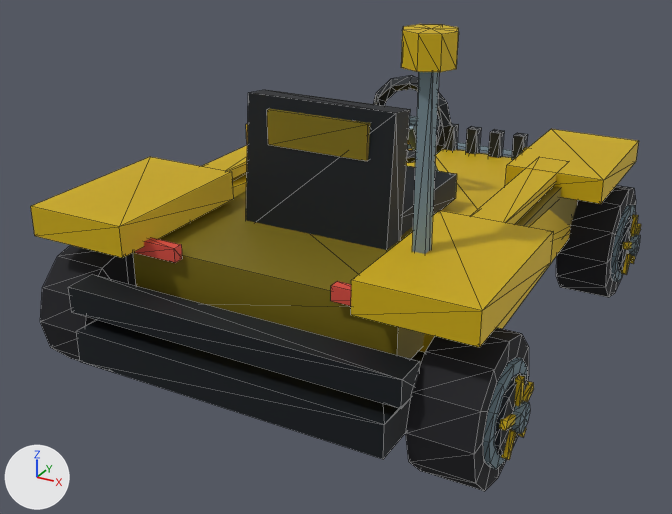
Renders of the glTF model DLC/PeeWee/assets/kart/pee-wee/cowboy-curtis/kart.glb from each side of a commit.
Before and after are seen from a camera (50 mm lens) standing at (1.96, -3.94, 2.3) and looking at (-0.1, -0.2, 0.43). The axes (+X, +Y, +Z) are drawn at lower left. The lights are the same throughout. The picture after the commit comes second. Mesh edges are drawn as thin lines. Where no turn or scale is listed for an object, it has been applied to the vertices. Vertices at exactly the same position are counted once.

The first picture shows 'chassis', 'wheel-front-right', 'wheel-rear-left', 'wheel-rear-right'.
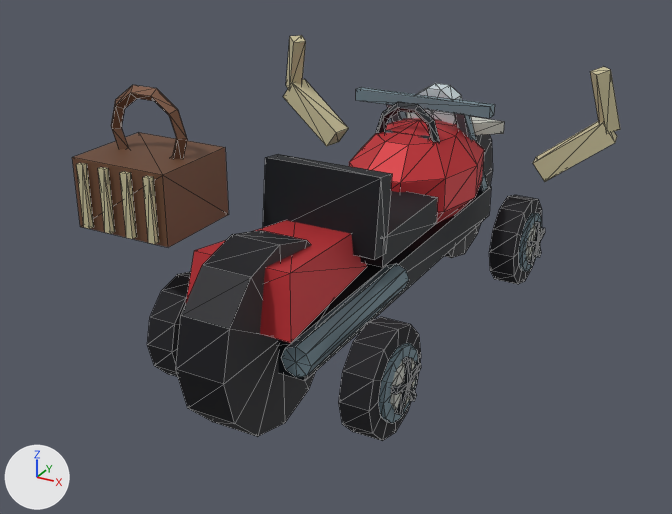
What differs and where, as boxes (x1, y1, x2, y2) in the pictures (672 x 514 px; the box of a moved part takes in the faces that stretch with it):
'chassis', deleted: before (31, 24, 639, 459)
'identity-motorbike-motorbike-tank-and-fork', added: after (176, 83, 494, 437)
'wheel-rear-right', reshaped, moved (36% narrower, 24% shorter): before (406, 328, 534, 491); after (339, 317, 421, 441)
'identity-motorbike-motif-basket', added (brown): after (72, 85, 229, 247)
'identity-motorbike-driver-cockpit', added: after (263, 102, 440, 267)
'wheel-front-right', reshaped, moved (34% narrower, 20% shorter): before (556, 186, 641, 297); after (489, 195, 545, 284)
'wheel-rear-left', reshaped, moved: before (40, 245, 136, 361); after (147, 272, 191, 377)
'identity-motorbike-motif-horns', added: after (283, 35, 620, 182)
'identity-motorbike-motif-star', added: after (407, 112, 504, 135)
part 2 of me_wheel_front_right, added: after (526, 224, 541, 261)
part 3 of me_wheel_front_right, added: after (535, 221, 541, 244)
part 4 of me_wheel_front_right, rebuilt (33% narrower, 20% shorter): before (556, 186, 636, 297); after (489, 195, 542, 284)
part 5 of me_wheel_front_right, deleted: before (618, 215, 641, 275)
part 6 of me_wheel_front_right, moved or reshaped: before (611, 205, 636, 282); after (527, 228, 545, 265)
part 7 of me_wheel_rear_right, added: after (390, 359, 416, 410)
part 8 of me_wheel_rear_right, added: after (403, 357, 412, 386)
part 9 of me_wheel_rear_right, rebuilt (33% narrower, 24% shorter): before (406, 328, 529, 491); after (339, 317, 421, 441)
part 10 of me_wheel_rear_right, deleted: before (495, 373, 534, 460)
part 11 of me_wheel_rear_right, moved or reshaped: before (483, 357, 527, 469); after (391, 361, 421, 415)

The change, as a diff of the scene's bpy script:
```diff
--- a/DLC/PeeWee/assets/kart/pee-wee/cowboy-curtis/kart.glb.py
+++ b/DLC/PeeWee/assets/kart/pee-wee/cowboy-curtis/kart.glb.py
@@ me_wheel_rear_left @@
-me_wheel_rear_left.from_pydata(...)  # 132 vertices, 228 faces; spans x -0.22..0.135, y -0.31..0.31, z -0.31..0.31
+me_wheel_rear_left.from_pydata(...)  # 113 vertices, 196 faces; spans x -0.128..0.07, y -0.25..0.25, z -0.25..0.25
+# me_wheel_rear_left part 1: the loose piece of 26 vertices spanning x -0.135..0.135, y -0.31..0.31, z -0.31..0.31 is rebuilt with 51 vertices and now spans x -0.094..0.07, y -0.25..0.25, z -0.25..0.25
+# other edits to the shape of me_wheel_rear_left do not show in these pictures
 me_wheel_rear_left.materials.append(mat_wheel_vertex_colours)
@@ me_wheel_front_right @@
-me_wheel_front_right.from_pydata(...)  # 132 vertices, 228 faces; spans x -0.135..0.22, y -0.31..0.31, z -0.31..0.31
+me_wheel_front_right.from_pydata(...)  # 113 vertices, 196 faces; spans x -0.07..0.128, y -0.25..0.25, z -0.25..0.25
+# me_wheel_front_right part 2: a new loose piece, a 10-sided cylinder along x spanning x 0.086..0.11, y -0.107..0.107, z -0.112..0.113, in mat_wheel_vertex_colours
+# me_wheel_front_right part 3: a new loose piece, a box spanning x 0.102..0.128, y -0.015..0.015, z 0.0..0.125, in mat_wheel_vertex_colours
+# me_wheel_front_right part 4: the loose piece of 26 vertices spanning x -0.135..0.135, y -0.31..0.31, z -0.31..0.31 is rebuilt with 51 vertices and now spans x -0.07..0.094, y -0.25..0.25, z -0.25..0.25
+# me_wheel_front_right part 5: 7 loose pieces with 80 vertices, spanning x 0.155..0.22, y -0.165..0.165, z -0.161..0.167, are deleted
+# me_wheel_front_right part 6: 26 vertices removed from x 0.134..0.159, y -0.217..0.217, z -0.217..0.217; 32 vertices added at x 0.102..0.128, y -0.124..0.124, z -0.11..0.053
 me_wheel_front_right.materials.append(mat_wheel_vertex_colours)
@@ me_wheel_rear_right @@
-me_wheel_rear_right.from_pydata(...)  # 132 vertices, 228 faces; spans x -0.135..0.22, y -0.31..0.31, z -0.31..0.31
+me_wheel_rear_right.from_pydata(...)  # 113 vertices, 196 faces; spans x -0.07..0.128, y -0.25..0.25, z -0.25..0.25
+# me_wheel_rear_right part 7: a new loose piece, a 10-sided cylinder along x spanning x 0.086..0.11, y -0.107..0.107, z -0.112..0.113, in mat_wheel_vertex_colours
+# me_wheel_rear_right part 8: a new loose piece, a box spanning x 0.102..0.128, y -0.015..0.015, z 0.0..0.125, in mat_wheel_vertex_colours
+# me_wheel_rear_right part 9: the loose piece of 26 vertices spanning x -0.135..0.135, y -0.31..0.31, z -0.31..0.31 is rebuilt with 51 vertices and now spans x -0.07..0.094, y -0.25..0.25, z -0.25..0.25
+# me_wheel_rear_right part 10: 7 loose pieces with 80 vertices, spanning x 0.155..0.22, y -0.165..0.165, z -0.161..0.167, are deleted
+# me_wheel_rear_right part 11: 26 vertices removed from x 0.134..0.159, y -0.217..0.217, z -0.217..0.217; 32 vertices added at x 0.102..0.128, y -0.124..0.124, z -0.11..0.053
 me_wheel_rear_right.materials.append(mat_wheel_vertex_colours)
@@ ob_chassis @@
-ob_chassis = bpy.data.objects.new('chassis', me_chassis)
@@ ob_wheel_rear_left @@
 ob_wheel_rear_left = bpy.data.objects.new('wheel-rear-left', me_wheel_rear_left)
-ob_wheel_rear_left.location = (-0.92, -0.96, 0.31)
+ob_wheel_rear_left.location = (-0.49, -0.87, 0.25)
@@ ob_wheel_front_right @@
 ob_wheel_front_right = bpy.data.objects.new('wheel-front-right', me_wheel_front_right)
-ob_wheel_front_right.location = (0.92, 0.96, 0.31)
+ob_wheel_front_right.location = (0.49, 0.87, 0.25)
@@ ob_wheel_rear_right @@
 ob_wheel_rear_right = bpy.data.objects.new('wheel-rear-right', me_wheel_rear_right)
-ob_wheel_rear_right.location = (0.92, -0.96, 0.31)
+ob_wheel_rear_right.location = (0.49, -0.87, 0.25)
@@ ob_identity_motorbike_motif_star @@
+ob_identity_motorbike_motif_star = bpy.data.objects.new('identity-motorbike-motif-star', me_identity_motorbike_motif_star)  # 22 vertices, 40 faces; spans x -0.304..0.304, y 0.701..1.28, z 0.8..0.87
+ob_identity_motorbike_motif_star.location = (0.0, 0.0, 0.0)
@@ ob_identity_motorbike_motif_basket @@
+ob_identity_motorbike_motif_basket = bpy.data.objects.new('identity-motorbike-motif-basket', me_identity_motorbike_motif_basket)  # 80 vertices, 140 faces; spans x -0.885..-0.395, y -1.148..-0.68, z 0.76..1.37
+ob_identity_motorbike_motif_basket.location = (0.0, 0.0, 0.0)
@@ ob_identity_motorbike_motif_horns @@
+ob_identity_motorbike_motif_horns = bpy.data.objects.new('identity-motorbike-motif-horns', me_identity_motorbike_motif_horns)  # 32 vertices, 48 faces; spans x -1.0..1.0, y 0.71..0.88, z 0.67..1.29
+ob_identity_motorbike_motif_horns.location = (0.0, 0.0, 0.0)
@@ ob_identity_motorbike_driver_cockpit @@
+ob_identity_motorbike_driver_cockpit = bpy.data.objects.new('identity-motorbike-driver-cockpit', me_identity_motorbike_driver_cockpit)  # 80 vertices, 140 faces; spans x -0.3..0.3, y -0.557..0.679, z 0.459..1.086
+ob_identity_motorbike_driver_cockpit.location = (0.0, 0.0, 0.0)
@@ ob_identity_motorbike_motorbike_tank_and_fork @@
+ob_identity_motorbike_motorbike_tank_and_fork = bpy.data.objects.new('identity-motorbike-motorbike-tank-and-fork', me_identity_motorbike_motorbike_tank_and_fork)  # 197 vertices, 340 faces; spans x -0.39..0.39, y -1.47..1.47, z 0.01..1.09
+ob_identity_motorbike_motorbike_tank_and_fork.location = (0.0, 0.0, 0.0)
```
